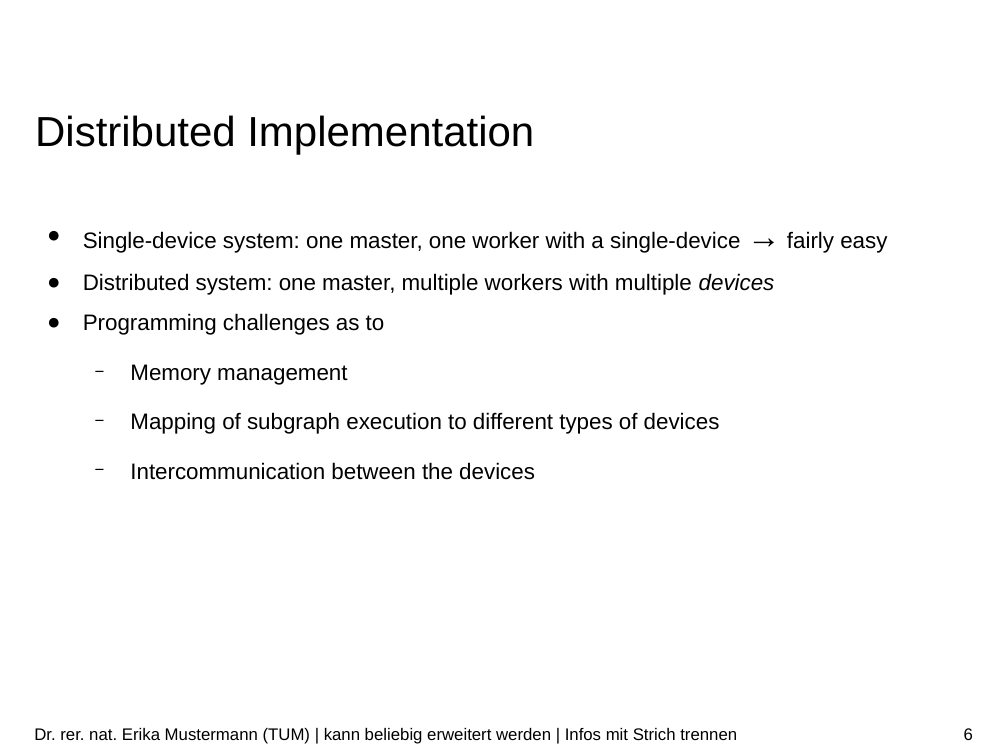
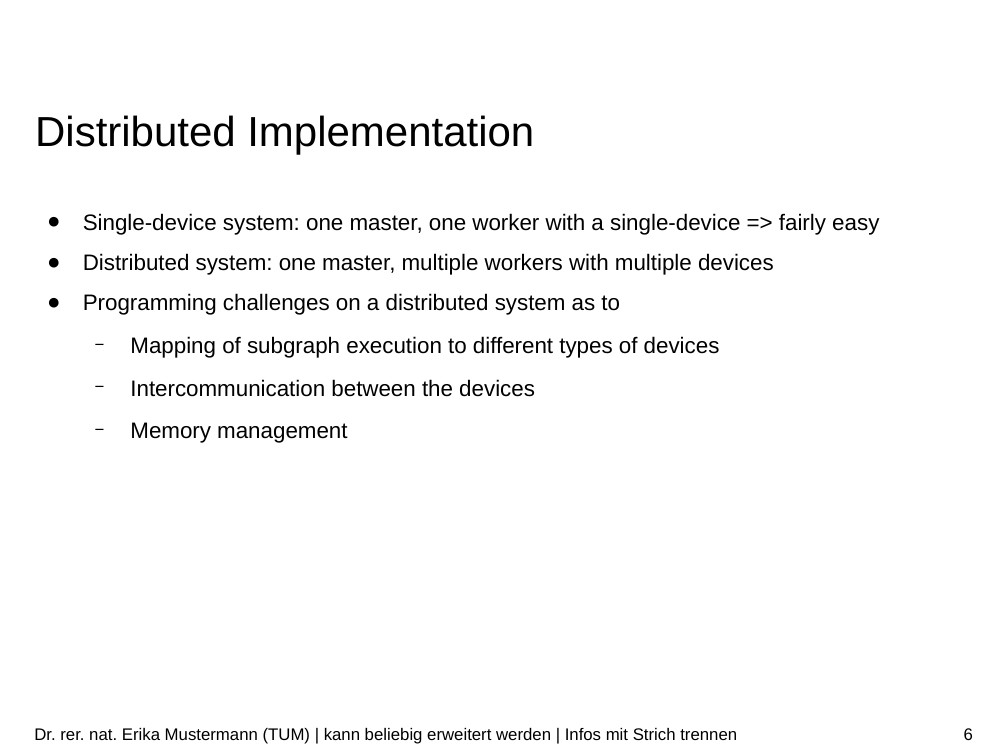
Before and after one commit to ekm01/EPHPC, a slide deck: slide 6 of Presentation/EPHPC_Presentation.odp. Drawn at 1008x756 pixels with LibreOffice and Linux fonts; fonts in the diff are those of the drawing; background and template pictures are left out. Boxes give left, top, right and bottom in pixels: in the first picture for what was removed or moved away, otherwise in the second. Text is boxed around its words. In the diff, an @@ line names an element or a change of style, - is before the commit and + after.

```diff
--- a/Presentation/EPHPC_Presentation.odp
+++ b/Presentation/EPHPC_Presentation.odp
@@ text at (x1=83, y1=213, x2=879, y2=235): text changed @@
-● Single-device system: one master, one worker with a single-device → fairly easy
+● Single-device system: one master, one worker with a single-device => fairly easy
@@ text at (x1=83, y1=253, x2=774, y2=397): italic off in "devices"; line spacing 1.25 to 1 @@
@@ text at (x1=83, y1=293, x2=620, y2=315): text changed @@
-● Programming challenges as to
-  − Memory management
+● Programming challenges on a distributed system as to
@@ text at (x1=130, y1=422, x2=347, y2=443): paragraph added @@
+  − Memory management
```
Also in this commit, not shown: 4 other slides changed, 4 slides added, 4 other files.
